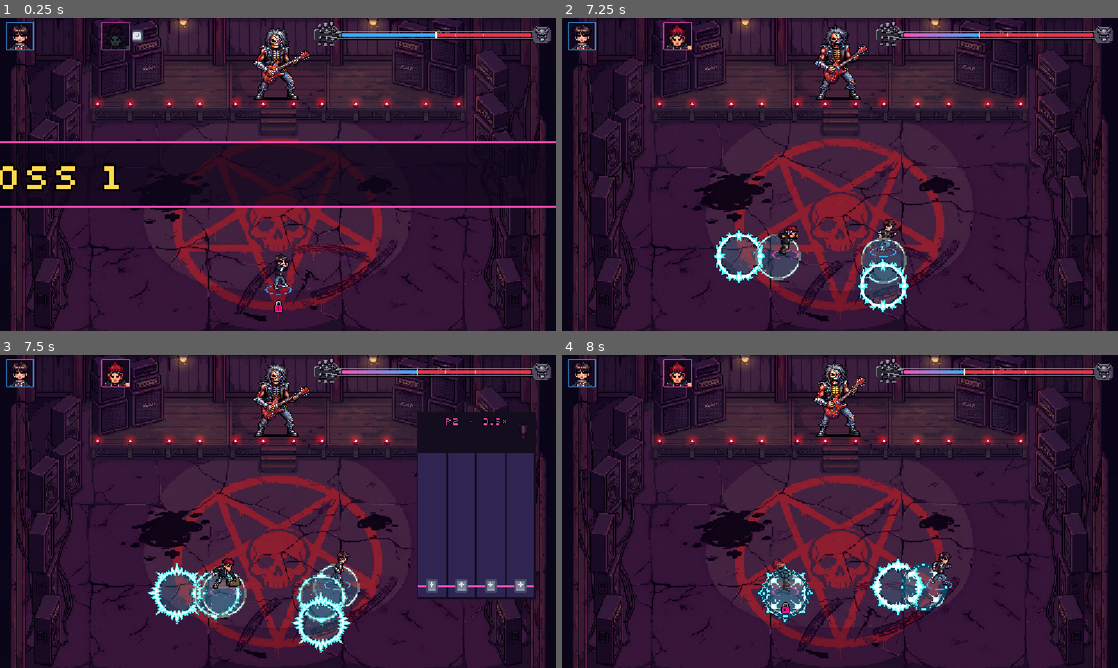
Above: before the commit, frames 1-4 (two rows, left to right).
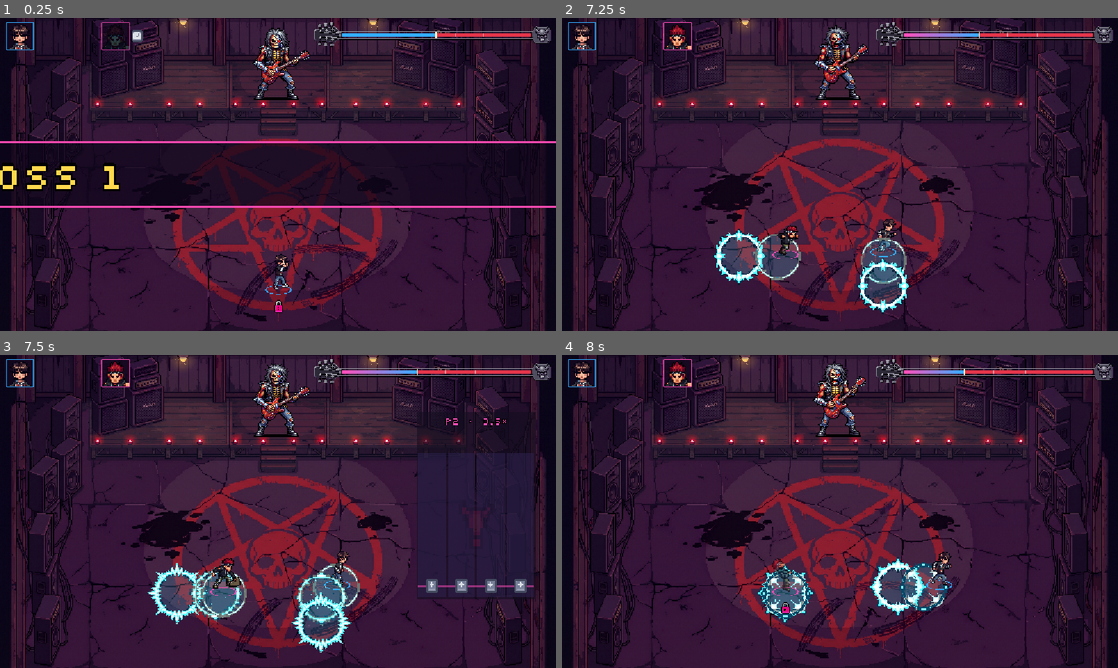
Above: after the commit, the same moments.

Repository: lucas-gif561/metalworld
Game: Godot game, scene res://fases/boss_1/boss_1.tscn
Two runs of this game, one before a commit and one after it. Both use one fixed random seed, a clock stepped at 60 frames per second and the inputs below. This scene is started directly instead of the project's main scene. Sound files missing from this copy of the repository are replaced by a short silence.
Inputs (mouse positions are in pixels of both pictures, inside the frame that each line leads up to):
- Up to frame 1 (0.25 s): no input
- Up to frame 2 (7.25 s): tap Enter (p1_entrar) at 0.5, 2.85 s; move the mouse to (962, 158) at 0.52 s; hold D (mover_direita) 0.53-1.28 s; hold F (atacar) 0.53-1.28 s; click (962, 158) at 0.67 s; move the mouse to (728, 190) at 1.27 s; hold S (mover_baixo) 1.28-2.03 s; tap G (dodge) at 1.35 s; click (728, 190) at 1.42 s; move the mouse to (895, 105) at 2.02 s; hold D (mover_direita) 2.03-2.78 s; tap Y (interagir) at 2.1 s; click (895, 105) at 2.17 s; move the mouse to (812, 237) at 2.77 s; hold W (mover_cima) 2.78-3.53 s; click (812, 237) at 2.92 s; move the mouse to (1006, 221) at 3.52 s; hold A (mover_esquerda) 3.53-5.03 s; tap R (p1_reiniciar) at 3.6 s; click (1006, 221) at 3.67 s; move the mouse to (673, 127) at 4.27 s; tap T (p1_riff_mode) at 4.35 s; click (673, 127) at 4.42 s; move the mouse to (867, 174) at 5.02 s; hold S (mover_baixo) 5.03-5.78 s; tap J (p2_atacar) at 5.1 s; click (867, 174) at 5.17 s; move the mouse to (756, 96) at 5.77 s; hold D (mover_direita) 5.78-6.53 s; tap Right (p2_mover_direita) at 5.85 s; click (756, 96) at 5.92 s; move the mouse to (962, 158) at 6.52 s; hold W (mover_cima) from 6.53 s (still down); tap Left (p2_mover_esquerda) at 6.6 s; click (962, 158) at 6.67 s
- Up to frame 3 (7.5 s): move the mouse to (166, 527) at 7.27 s; release W (mover_cima) at 7.28 s; hold D (mover_direita) from 7.28 s (still down); tap I (p2_riff_mode) at 7.35 s; click (166, 527) at 7.42 s
- Up to frame 4 (8 s): keep holding D (mover_direita)

Frames 1-2 are identical in both runs. In frame 3, 2.7% of the frame differs, in the area x 75-97%, y 18-78%; in frame 4, nothing differs.

Commit message:
Riff: trilha mais legível, alerta no meio e efeito no PERFECT
- Fundo do painel a 60%, pistas e linha de acerto a 50% (teclas e notas
  continuam opacas)
- O "!" de alerta fica no meio da trilha, atrás das notas e das teclas, em
  vermelho (sprite provisório até a arte nova)
- PERFECT: faíscas na cor de quem tocou (riff/efeito_perfeito.tscn) e a
  tecla pula e brilha
- Fechar o Riff apaga as faíscas pendentes, que antes tocavam na próxima
  vez que o painel abria

Co-Authored-By: Claude Opus 5.5 <noreply@anthropic.com>

Diff:
--- /dev/null
+++ b/riff/efeito_perfeito.tscn
@@ -0,0 +1,20 @@
+[gd_scene format=3 uid="uid://b5b2y737mte2l"]
+
+[sub_resource type="Gradient" id="Gradient_perfeito"]
+offsets = PackedFloat32Array(0, 0.35, 1)
+colors = PackedColorArray(1, 1, 1, 1, 1, 1, 1, 1, 1, 1, 1, 0)
+
+[node name="EfeitoPerfeito" type="CPUParticles2D"]
+emitting = true
+amount = 20
+lifetime = 0.45
+one_shot = true
+explosiveness = 1.0
+direction = Vector2(0, -1)
+spread = 75.0
+gravity = Vector2(0, 420)
+initial_velocity_min = 130.0
+initial_velocity_max = 240.0
+scale_amount_min = 4.0
+scale_amount_max = 6.0
+color_ramp = SubResource("Gradient_perfeito")
--- a/riff/riff_hud.gd
+++ b/riff/riff_hud.gd
@@ -24,6 +24,8 @@
 
 @export var id_jogador: int = 1
 @export var cena_nota: PackedScene
+## Faíscas que saem da tecla num PERFECT
+@export var cena_efeito_perfeito: PackedScene
 @export var bpm: float = 150.0
 ## Atraso da batida da música (segundos), para as notas chegarem no tempo
 @export var offset_batida: float = 0.516
@@ -51,7 +53,7 @@
 @onready var notas_container = $NotasContainer
 @onready var label_feedback = $LabelFeedback
 @onready var label_jogador = $LabelJogador
-@onready var aviso = $Aviso
+@onready var aviso = $NotasContainer/Aviso
 @onready var indicadores = [
 	$NotasContainer/IndicadorEsquerda, $NotasContainer/IndicadorCima,
 	$NotasContainer/IndicadorBaixo, $NotasContainer/IndicadorDireita,
@@ -129,6 +131,15 @@
 	for nota in _notas():
 		nota.queue_free()
 
+	# Com o painel escondido as faíscas não andam: se ficassem, tocariam
+	# na próxima vez que o Riff abrisse
+	for no in notas_container.get_children():
+		if no is CPUParticles2D:
+			no.queue_free()
+	for indicador in indicadores:
+		indicador.scale = Vector2.ONE
+		indicador.modulate = Color.WHITE
+
 
 func gerar_notas(id):
 	while tocando and id == geracao_id:
@@ -289,11 +300,30 @@
 	if perfect:
 		Audio.tocar("nota_perfect", 0.0)
 		_mostrar_feedback("PERFECT!", COR_PERFECT)
+		_efeito_perfeito(coluna)
 	else:
 		Audio.tocar("nota_good", 0.0)
 		_mostrar_feedback("GOOD", COR_GOOD)
 
 	boss.receber_dano(dano * multiplicador_de_dano())
+
+
+## Faíscas e a tecla pulando e brilhando: dá para sentir o PERFECT sem ler o texto
+func _efeito_perfeito(coluna: int) -> void:
+	var indicador = indicadores[coluna]
+	if cena_efeito_perfeito:
+		var efeito = cena_efeito_perfeito.instantiate()
+		notas_container.add_child(efeito)
+		efeito.position = indicador.position + indicador.size / 2.0
+		# Na cor de quem tocou (fica em código porque a cena serve aos dois jogadores)
+		efeito.color = Jogo.cor(id_jogador).lightened(0.3)
+		efeito.restart()
+		efeito.finished.connect(efeito.queue_free)
+	indicador.scale = Vector2(1.35, 1.35)
+	indicador.modulate = Color(1.8, 1.8, 1.8)
+	var tween = create_tween().set_parallel()
+	tween.tween_property(indicador, "scale", Vector2.ONE, 0.15)
+	tween.tween_property(indicador, "modulate", Color.WHITE, 0.2)
 
 
 func multiplicador_de_dano() -> float:
--- a/riff/riff_hud.tscn
+++ b/riff/riff_hud.tscn
@@ -7,6 +7,7 @@
 [ext_resource type="Texture2D" uid="uid://oyrmveyxex3v" path="res://riff/sprites/tecla_direita_apagada.png" id="20_direita"]
 [ext_resource type="Texture2D" uid="uid://cwcrkx0s13a8l" path="res://riff/sprites/tecla_esquerda_apagada.png" id="20_esquerda"]
 [ext_resource type="Texture2D" uid="uid://c7pnhwm6q6pl3" path="res://riff/sprites/aviso.png" id="21_aviso"]
+[ext_resource type="PackedScene" uid="uid://b5b2y737mte2l" path="res://riff/efeito_perfeito.tscn" id="22_perfeito"]
 
 [sub_resource type="Animation" id="Animation_aviso"]
 resource_name = "piscar"
@@ -54,6 +55,7 @@
 grow_vertical = 2
 script = ExtResource("7_xtdbn")
 cena_nota = ExtResource("8_mi726")
+cena_efeito_perfeito = ExtResource("22_perfeito")
 
 [node name="FundoOpaco" type="ColorRect" parent="." unique_id=1683788588]
 layout_mode = 0
@@ -62,7 +64,7 @@
 offset_right = 244.0
 offset_bottom = 384.0
 mouse_filter = 2
-color = Color(0.075, 0.052, 0.12, 1)
+color = Color(0.075, 0.052, 0.12, 0.6)
 
 [node name="NotasContainer" type="Control" parent="." unique_id=1075832888]
 anchors_preset = 0
@@ -74,30 +76,48 @@
 layout_mode = 0
 offset_right = 57.0
 offset_bottom = 300.0
-color = Color(0.1882353, 0.14117648, 0.32156864, 1)
+color = Color(0.1882353, 0.14117648, 0.32156864, 0.5)
 
 [node name="TrilhaBaixo" type="ColorRect" parent="NotasContainer" unique_id=2142767410]
 layout_mode = 0
 offset_left = 61.0
 offset_right = 118.0
 offset_bottom = 300.0
-color = Color(0.1882353, 0.14117648, 0.32156864, 1)
+color = Color(0.1882353, 0.14117648, 0.32156864, 0.5)
 
 [node name="TrilhaEsquerda" type="ColorRect" parent="NotasContainer" unique_id=448193803]
 layout_mode = 0
 offset_left = 122.0
 offset_right = 179.0
 offset_bottom = 300.0
-color = Color(0.1882353, 0.14117648, 0.32156864, 1)
+color = Color(0.1882353, 0.14117648, 0.32156864, 0.5)
 
 [node name="TrilhaDireita" type="ColorRect" parent="NotasContainer" unique_id=2124801904]
 layout_mode = 0
 offset_left = 183.0
 offset_right = 240.0
 offset_bottom = 300.0
-color = Color(0.1882353, 0.14117648, 0.32156864, 1)
+color = Color(0.1882353, 0.14117648, 0.32156864, 0.5)
+
+[node name="Aviso" type="TextureRect" parent="NotasContainer" unique_id=143868948]
+visible = false
+self_modulate = Color(1, 0.25, 0.25, 0.55)
+layout_mode = 0
+offset_left = 72.0
+offset_top = 102.0
+offset_right = 168.0
+offset_bottom = 198.0
+pivot_offset = Vector2(48, 48)
+mouse_filter = 2
+texture = ExtResource("21_aviso")
+expand_mode = 1
+
+[node name="Piscar" type="AnimationPlayer" parent="NotasContainer/Aviso" unique_id=1632428462]
+libraries/ = SubResource("AnimationLibrary_aviso")
+autoplay = &"piscar"
 
 [node name="LinhaAcerto" type="ColorRect" parent="NotasContainer" unique_id=1694231651]
+modulate = Color(1, 1, 1, 0.5)
 layout_mode = 0
 offset_top = 274.0
 offset_right = 240.0
@@ -110,6 +130,7 @@
 offset_top = 260.0
 offset_right = 45.0
 offset_bottom = 292.0
+pivot_offset = Vector2(16, 16)
 texture = ExtResource("20_esquerda")
 expand_mode = 1
 
@@ -119,6 +140,7 @@
 offset_top = 260.0
 offset_right = 106.0
 offset_bottom = 292.0
+pivot_offset = Vector2(16, 16)
 texture = ExtResource("20_cima")
 expand_mode = 1
 
@@ -128,6 +150,7 @@
 offset_top = 260.0
 offset_right = 167.0
 offset_bottom = 292.0
+pivot_offset = Vector2(16, 16)
 texture = ExtResource("20_baixo")
 expand_mode = 1
 
@@ -137,6 +160,7 @@
 offset_top = 260.0
 offset_right = 228.0
 offset_bottom = 292.0
+pivot_offset = Vector2(16, 16)
 texture = ExtResource("20_direita")
 expand_mode = 1
 
@@ -160,19 +184,3 @@
 text = "P1"
 horizontal_alignment = 1
 vertical_alignment = 1
-
-[node name="Aviso" type="TextureRect" parent="." unique_id=143868948]
-visible = false
-layout_mode = 0
-offset_left = 198.0
-offset_top = 14.0
-offset_right = 238.0
-offset_bottom = 54.0
-pivot_offset = Vector2(20, 20)
-mouse_filter = 2
-texture = ExtResource("21_aviso")
-expand_mode = 1
-
-[node name="Piscar" type="AnimationPlayer" parent="Aviso" unique_id=1632428462]
-libraries/ = SubResource("AnimationLibrary_aviso")
-autoplay = &"piscar"
